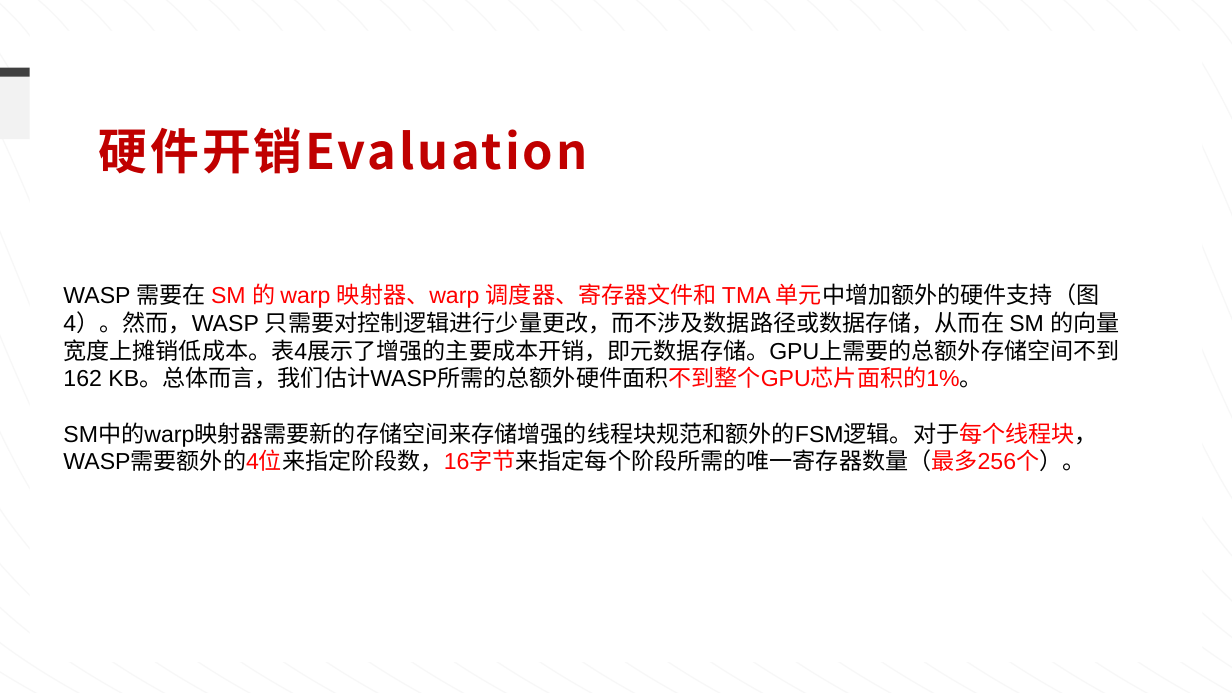
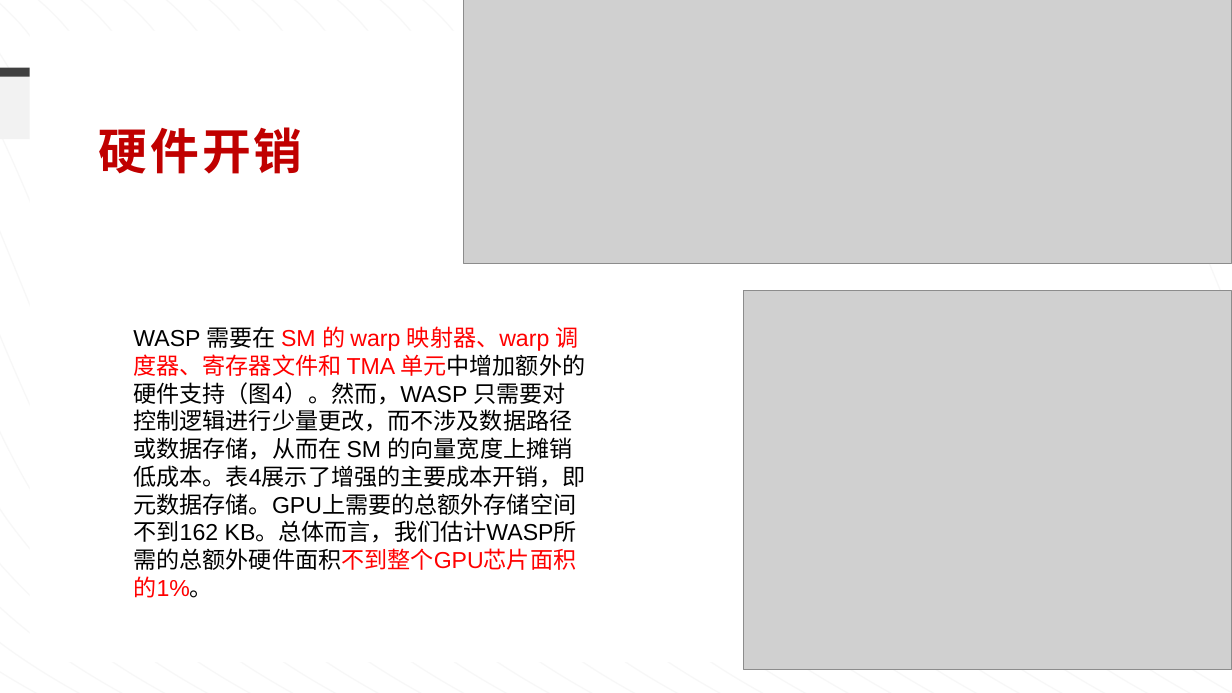
Before and after one commit to ziyuhuang123/dataflow_code, a slide deck: slide 20 of weekly_report/组会-0913.pptx (slide 23 before the commit). Drawn at 1232x693 pixels with LibreOffice and Linux fonts; fonts in the diff are those of the drawing; grey boxes stand for pictures. Boxes give left, top, right and bottom in pixels: in the first picture for what was removed or moved away, otherwise in the second. Text is boxed around its words. In the diff, an @@ line names an element or a change of style, - is before the commit and + after.

```diff
--- a/weekly_report/组会-0913.pptx
+++ b/weekly_report/组会-0913.pptx
@@ picture added at bbox=[464, 0, 1232, 263] @@
@@ text at bbox=[99, 127, 303, 174]: text changed @@
-硬件开销Evaluation
+硬件开销
@@ picture added at bbox=[743, 291, 1232, 670] @@
@@ text "WASP 需要在 SM 的 warp ...": place and size @@
-text "WASP 需要在 SM 的 warp ..." at bbox=[63, 283, 1119, 472]
+text "WASP 需要在 SM 的 warp ..." at bbox=[133, 326, 585, 598]
@@ text at bbox=[63, 423, 1097, 472]: paragraph removed @@
-SM中的warp映射器需要新的存储空间来存储增强的线程块规范和额外的FSM逻辑。对于每个线程块，WASP需要额外的4位来指定阶段数，16字节来指定每个阶段所需的唯一寄存器数量（最多256个）。
```
Also in this commit, not shown: 14 other slides changed, 2 slides added, 6 slides removed, 19 other files.
